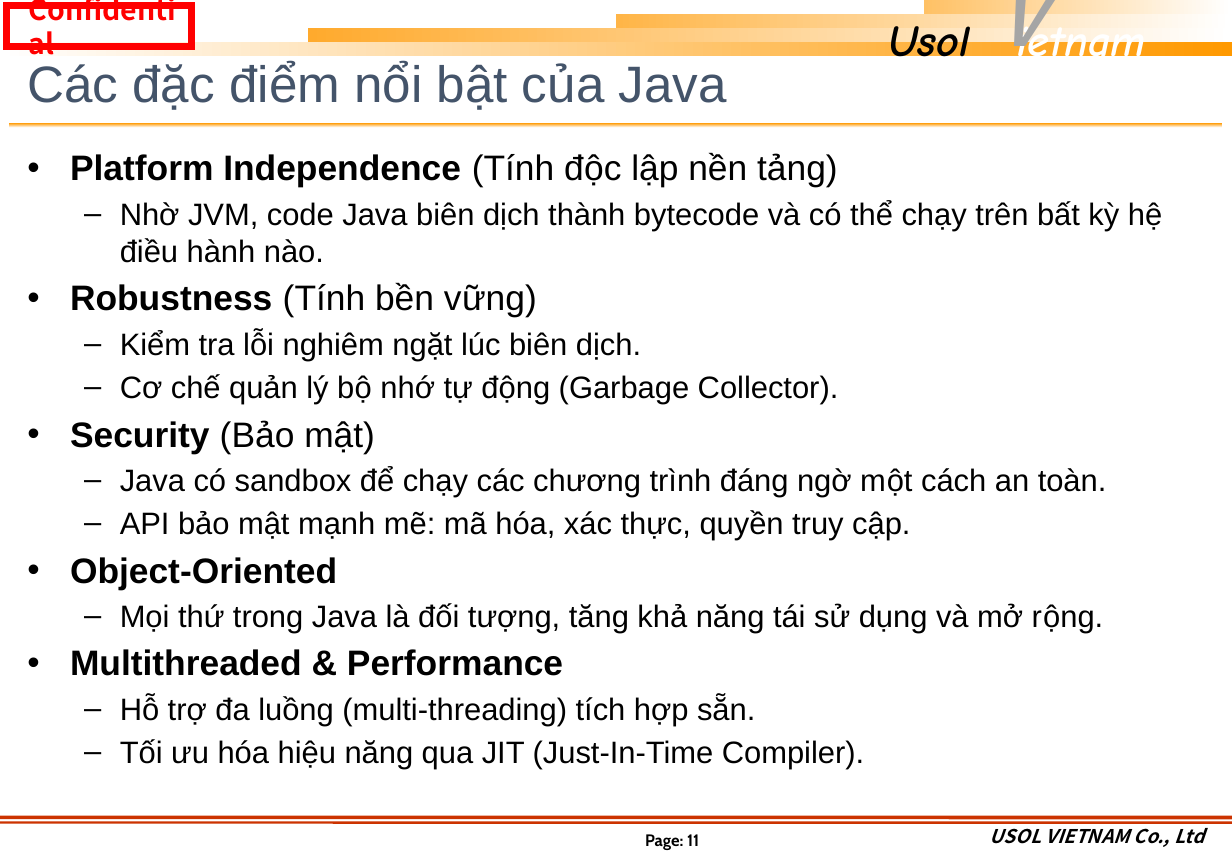
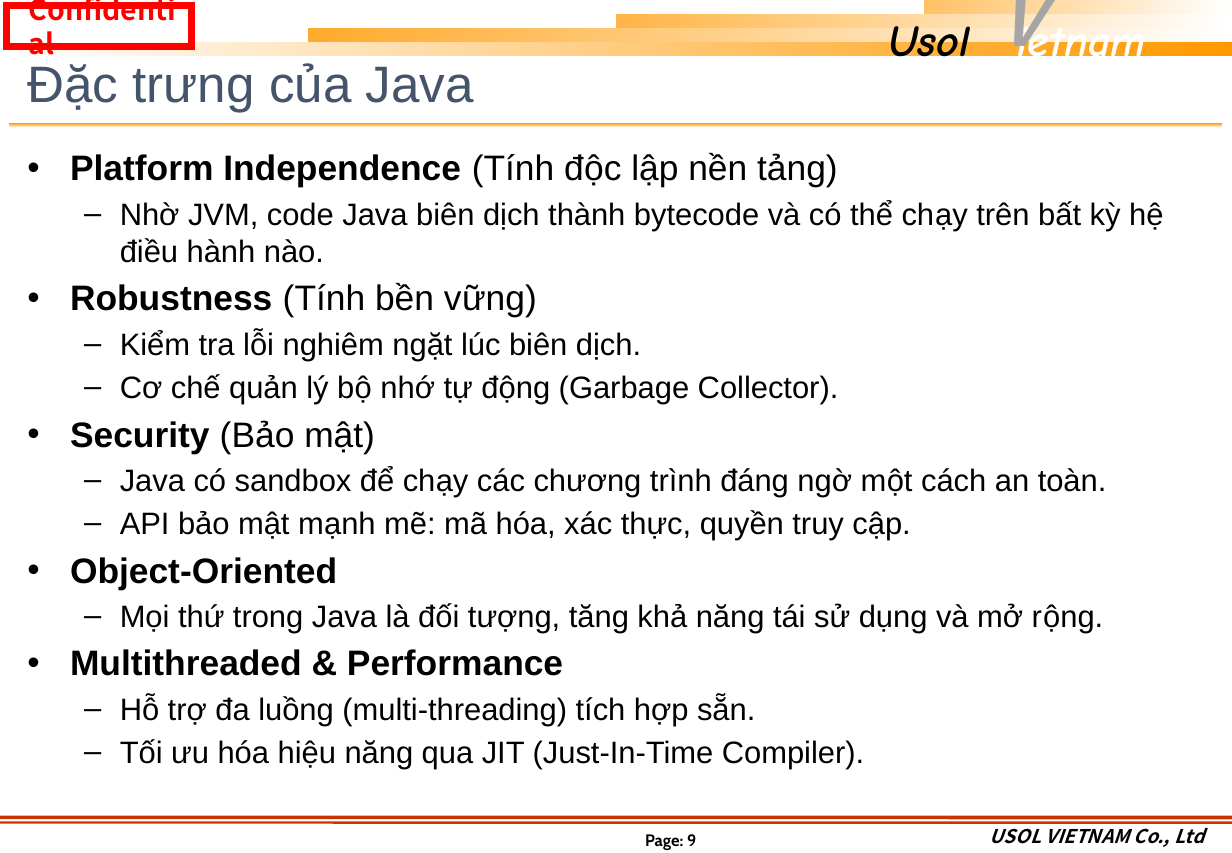
Before and after one commit to khuongmaingoc/javaDoc, a slide deck: slide 9 of Java_Week1.pptx (slide 11 before the commit). Drawn at 1232x853 pixels with LibreOffice and Linux fonts; fonts in the diff are those of the drawing; background and template pictures are left out. Boxes give left, top, right and bottom in pixels: in the first picture for what was removed or moved away, otherwise in the second. Text is boxed around its words. In the diff, an @@ line names an element or a change of style, - is before the commit and + after.

```diff
--- a/Java_Week1.pptx
+++ b/Java_Week1.pptx
@@ title at <box>27,63,474,112</box>: text changed @@
-Các đặc điểm nổi bật của Java
+Đặc trưng của Java
@@ page number at <box>645,834,696,850</box>: text changed @@
-Page: 11
+Page: 9
```
Also in this commit, not shown: 8 other slides changed, 4 slides added.
